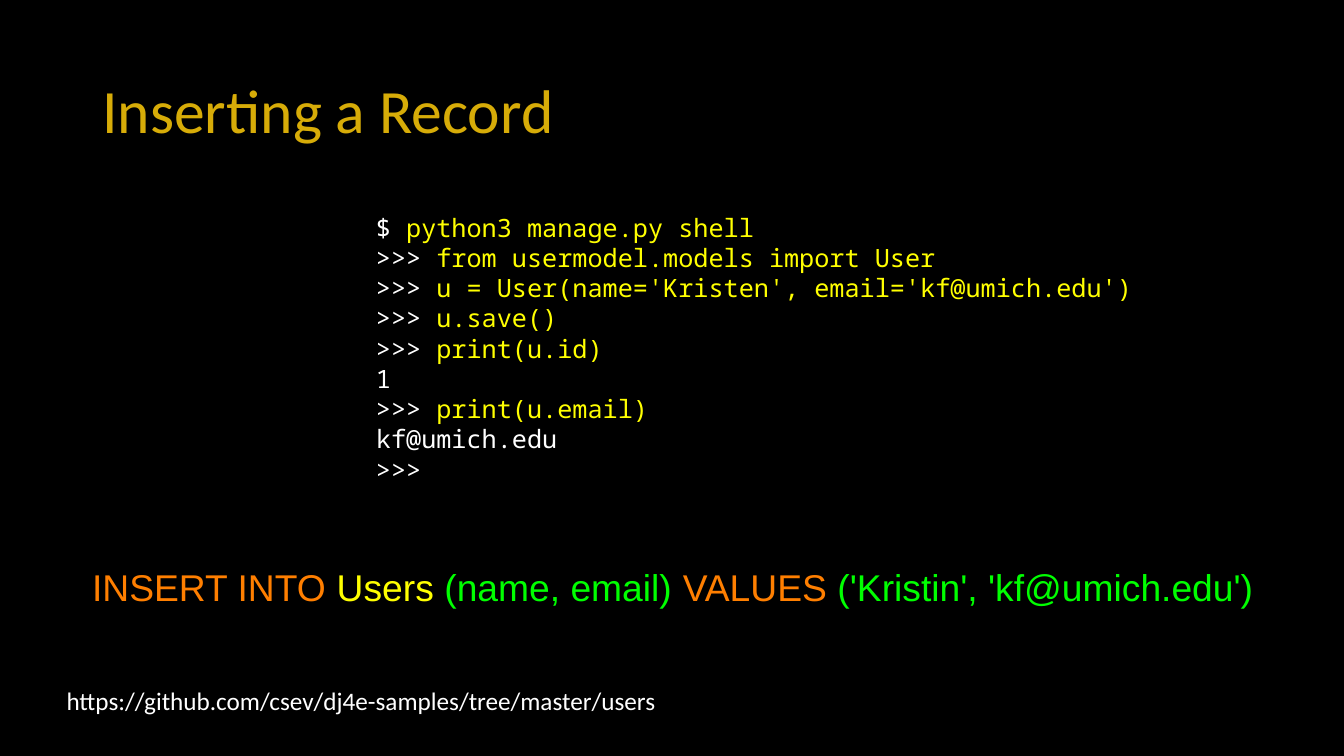
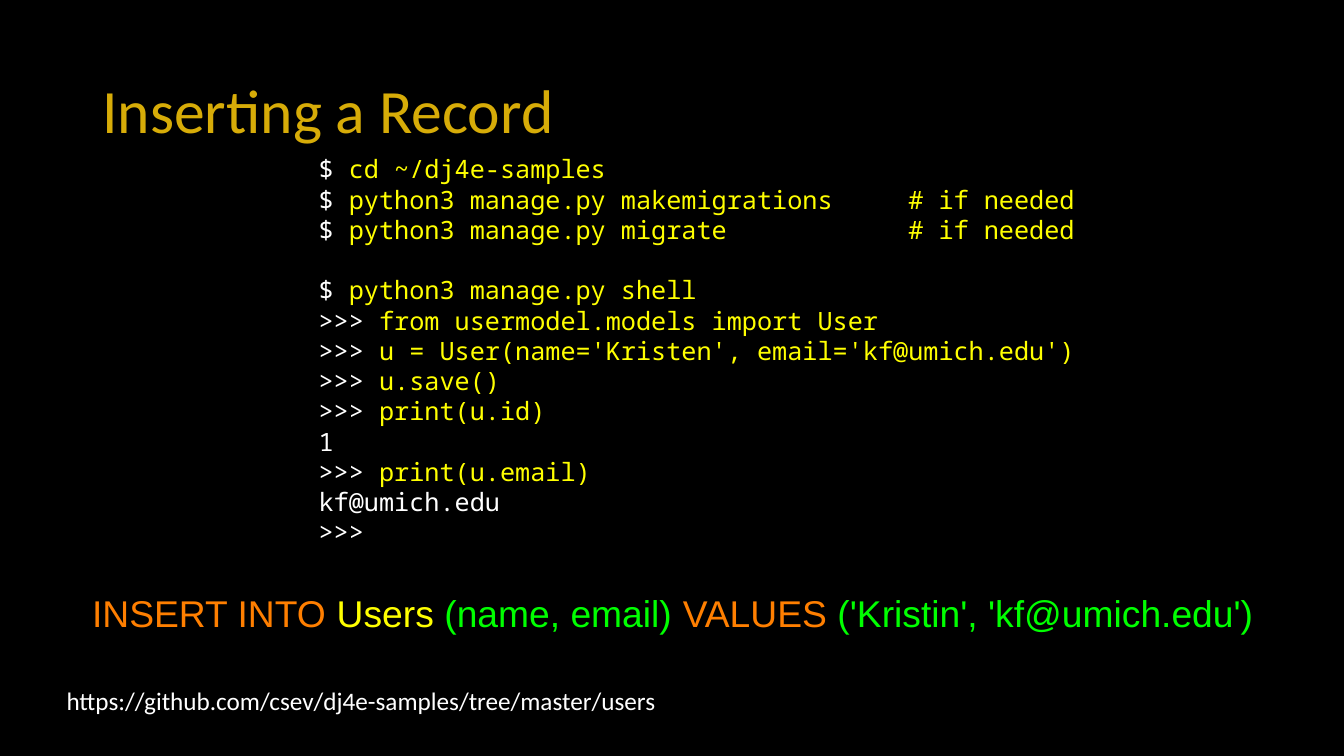
Before and after one commit to csev/dj4e, a slide deck: slide 9 of lectures/DJ-02-Model-Single.pptx. Drawn at 1344x756 pixels with LibreOffice and Linux fonts; fonts in the diff are those of the drawing. Boxes give left, top, right and bottom in pixels: in the first picture for what was removed or moved away, otherwise in the second. Text is boxed around its words. In the diff, an @@ line names an element or a change of style, - is before the commit and + after.

Commit message:
Updates

```diff
--- a/lectures/DJ-02-Model-Single.pptx
+++ b/lectures/DJ-02-Model-Single.pptx
@@ text "$ cd ~/dj4e-samples": place and size @@
-text "$ cd ~/dj4e-samples" at (376,218,1132,451)
+text "$ cd ~/dj4e-samples" at (319,159,1075,514)
@@ text at (349,159,1075,245): paragraphs added @@
+$ cd ~/dj4e-samples
+$ python3 manage.py makemigrations # if needed
+$ python3 manage.py migrate # if needed
@@ text "INSERT INTO Users (name, email) ...": place and size @@
-text "INSERT INTO Users (name, email) ..." at (92,574,1253,608)
+text "INSERT INTO Users (name, email) ..." at (92,600,1253,635)
```
